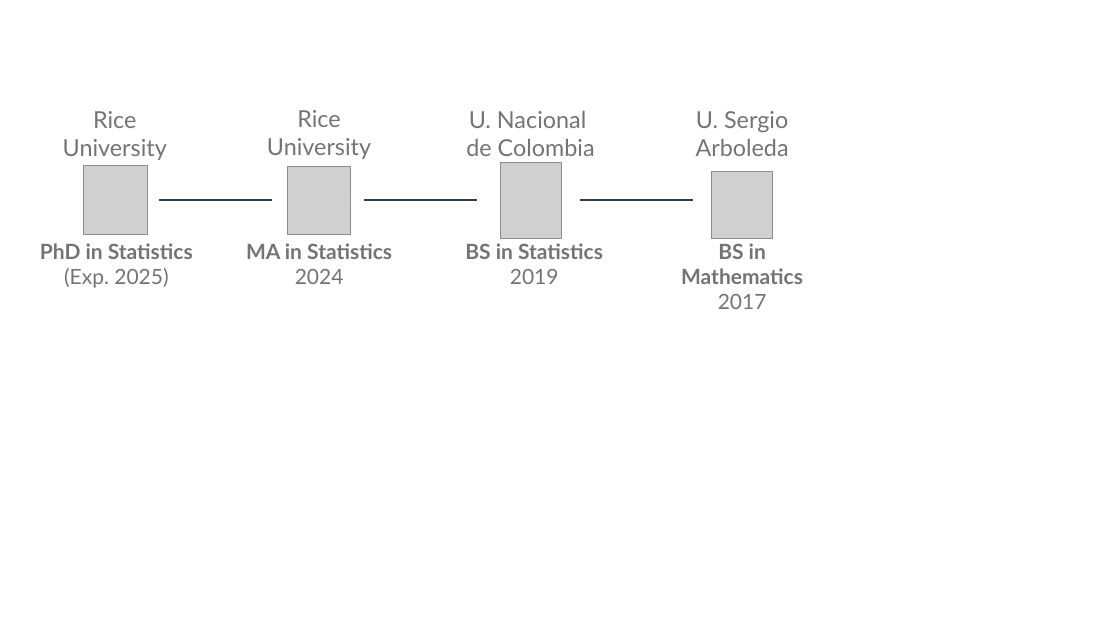
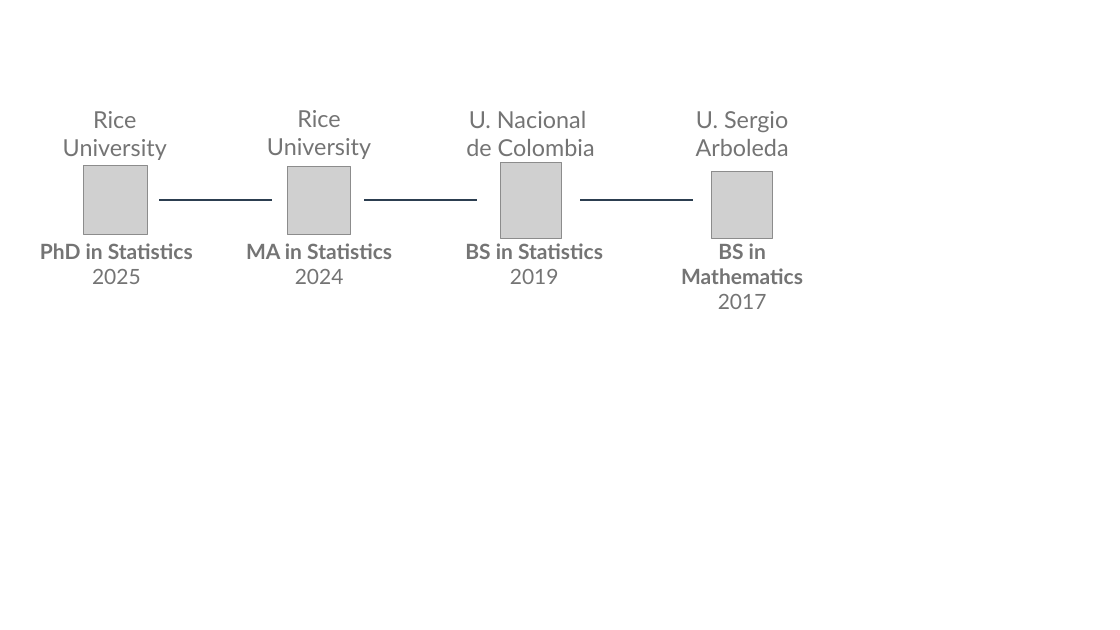
Before and after one commit to mauroflorez/mauroflorez.github.io, a slide deck: slide 2 of media/logos.pptx. Drawn at 1120x630 pixels with LibreOffice and Linux fonts; fonts in the diff are those of the drawing; grey boxes stand for pictures. Boxes give left, top, right and bottom in pixels: in the first picture for what was removed or moved away, otherwise in the second. Text is boxed around its words. In the diff, an @@ line names an element or a change of style, - is before the commit and + after.

```diff
--- a/media/logos.pptx
+++ b/media/logos.pptx
@@ text at <box>92,269,141,284</box>: text changed @@
-(Exp. 2025)
+2025
```
Also in this commit, not shown: 51 other files.
